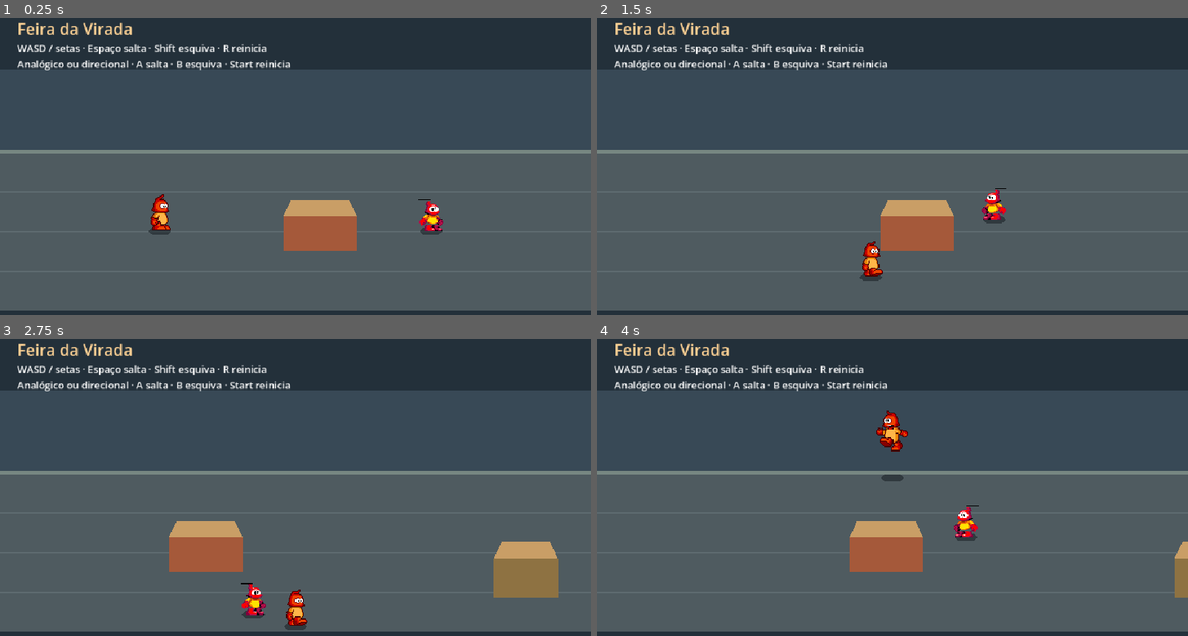
Above: before the commit, frames 1-4 (two rows, left to right).
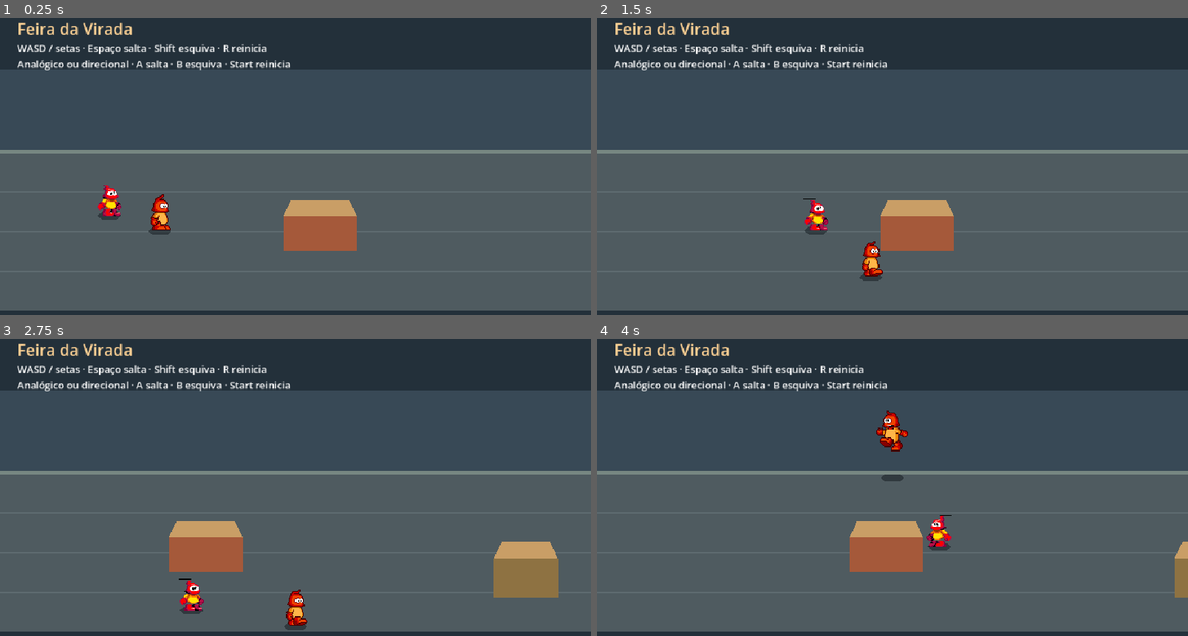
Above: after the commit, the same moments.

Repository: JefferssonAllves/GameDev
Game: Godot game, scene res://game/arena.tscn
Two runs of this game, one before a commit and one after it. Both use one fixed random seed, a clock stepped at 60 frames per second and the inputs below.
Inputs (mouse positions are in pixels of both pictures, inside the frame that each line leads up to):
- Up to frame 1 (0.25 s): no input
- Up to frame 2 (1.5 s): tap Enter at 0.5 s; move the mouse to (1022, 154) at 0.52 s; hold D (move_right) 0.53-1.28 s; tap Shift (dash) at 0.6, 1.35 s; click (1022, 154) at 0.67 s; tap Space (jump) at 0.77, 1.07 s; move the mouse to (774, 187) at 1.27 s; hold S (move_down) from 1.28 s (still down)
- Up to frame 3 (2.75 s): tap Space (jump) at 1.52, 1.82 s; move the mouse to (354, 419) at 2.02 s; release S (move_down) at 2.03 s; hold D (move_right) from 2.03 s (still down); tap Shift (dash) at 2.1 s
- Up to frame 4 (4 s): move the mouse to (862, 555) at 2.77 s; release D (move_right) at 2.78 s; hold W (move_up) 2.78-3.53 s; tap Shift (dash) at 2.85, 3.6 s; click (862, 555) at 2.92 s; tap Space (jump) at 3.02, 3.32, 3.77 s; move the mouse to (1069, 540) at 3.52 s; hold A (move_left) from 3.53 s (still down)

The runs differ from the first frame. In frame 1, 0.6% of the frame differs, in the area x 16-75%, y 56-73%; in frame 2, 0.6%, in the area x 34-70%, y 57-73%; in frame 3, 0.6%; in frame 4, 0.6%.

Commit message:
Posiciona o NPC atrás do jogador no início da arena

Diff:
--- a/game/arena.tscn
+++ b/game/arena.tscn
@@ -114,7 +114,7 @@
 position = Vector2(260, 370)
 
 [node name="Enemy" parent="World" node_paths=PackedStringArray("target") instance=ExtResource("3")]
-position = Vector2(680, 370)
+position = Vector2(145, 335)
 target = NodePath("../Player")
 
 [node name="NavigationRegion2D" type="NavigationRegion2D" parent="."]
--- a/tests/enemy_test.gd
+++ b/tests/enemy_test.gd
@@ -5,14 +5,21 @@
 
 func _run() -> void:
 	var arena := (load("res://game/arena.tscn") as PackedScene).instantiate()
-	root.add_child(arena)
 	var npc := arena.get_node_or_null("World/Enemy") as CharacterBody2D
 	if npc == null:
 		push_error("O inimigo precisa estar na arena.")
 		quit(1)
 		return
+	var player := arena.get_node("World/Player") as CharacterBody2D
+	if npc.position.distance_to(player.position) > 160.0 or npc.position.y >= player.position.y:
+		push_error("O inimigo deve começar próximo e atrás do jogador.")
+		arena.free()
+		quit(1)
+		return
+	# Mantém o cenário de regressão com a banca entre o inimigo e o alvo.
+	npc.position = Vector2(680, 370)
+	root.add_child(arena)
 	await _ticks(3)
-	var player := arena.get_node("World/Player") as CharacterBody2D
 	var sprite := npc.get_node("Sprite") as AnimatedSprite2D
 	var start := npc.position
 	await _ticks(30)
Not shown, changed: docs/level-design.md
